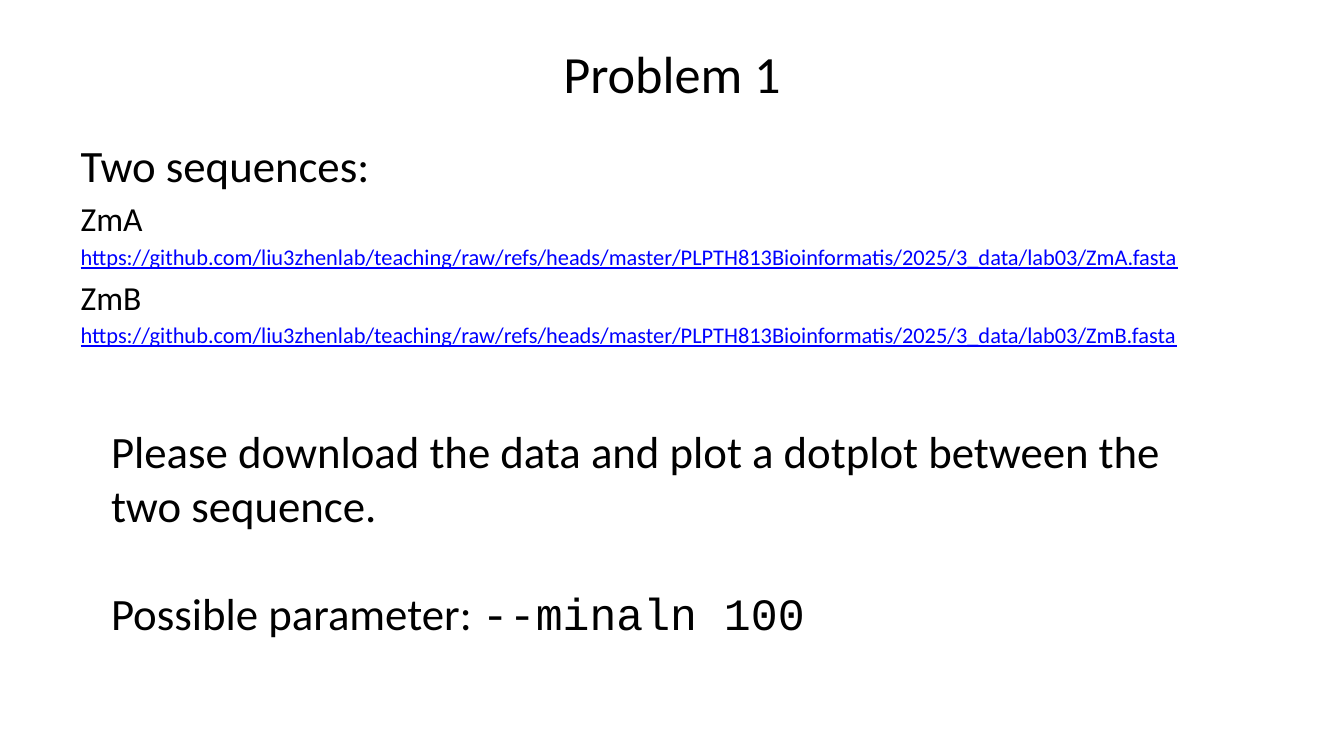
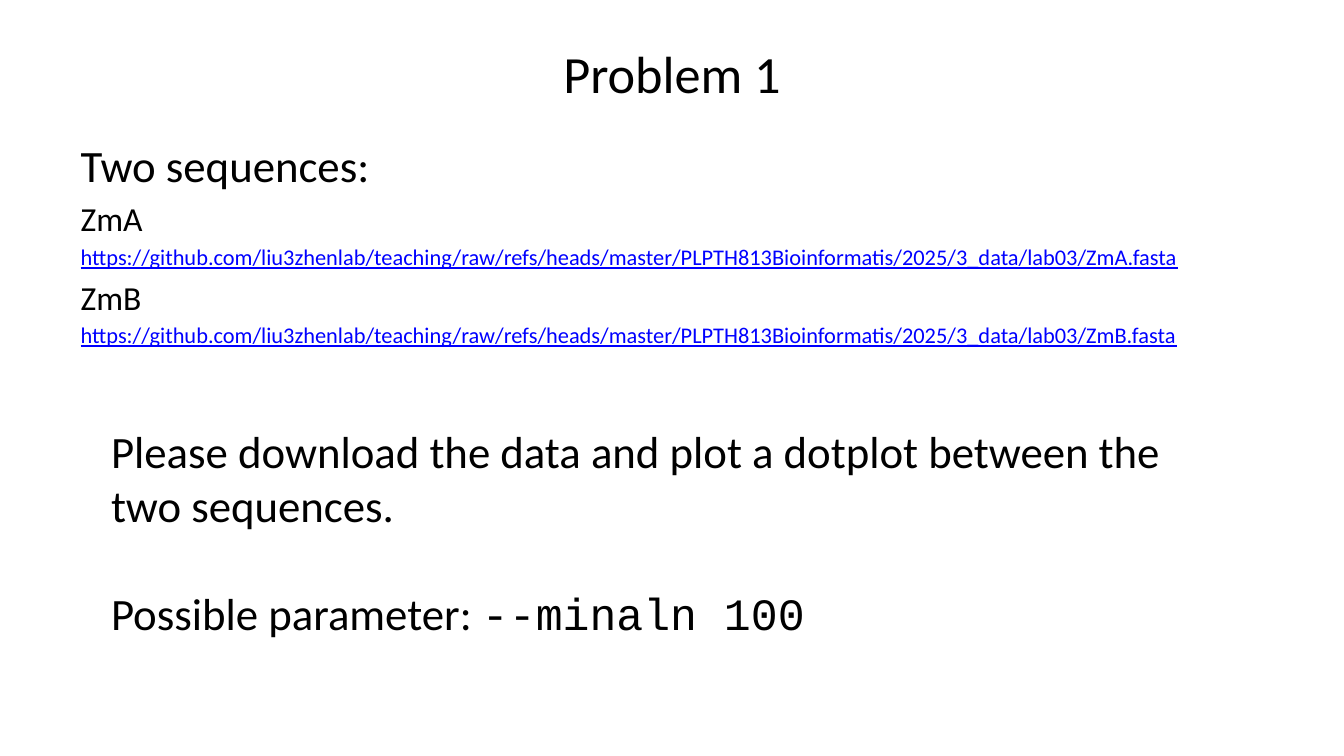
Before and after one commit to liu3zhenlab/teaching, a slide deck: slide 9 of PLPTH813Bioinformatis/2025/2_lab/lab03_alignment.pptx (slide 6 before the commit). Drawn at 1344x756 pixels with LibreOffice and Linux fonts; fonts in the diff are those of the drawing. Boxes give left, top, right and bottom in pixels: in the first picture for what was removed or moved away, otherwise in the second. Text is boxed around its words. In the diff, an @@ line names an element or a change of style, - is before the commit and + after.

```diff
--- a/PLPTH813Bioinformatis/2025/2_lab/lab03_alignment.pptx
+++ b/PLPTH813Bioinformatis/2025/2_lab/lab03_alignment.pptx
@@ text at [111, 437, 1160, 530]: text changed @@
-Please download the data and plot a dotplot between the two sequence.
+Please download the data and plot a dotplot between the two sequences.
```
Also in this commit, not shown: 2 other slides changed, 3 slides added, 2 other files.
